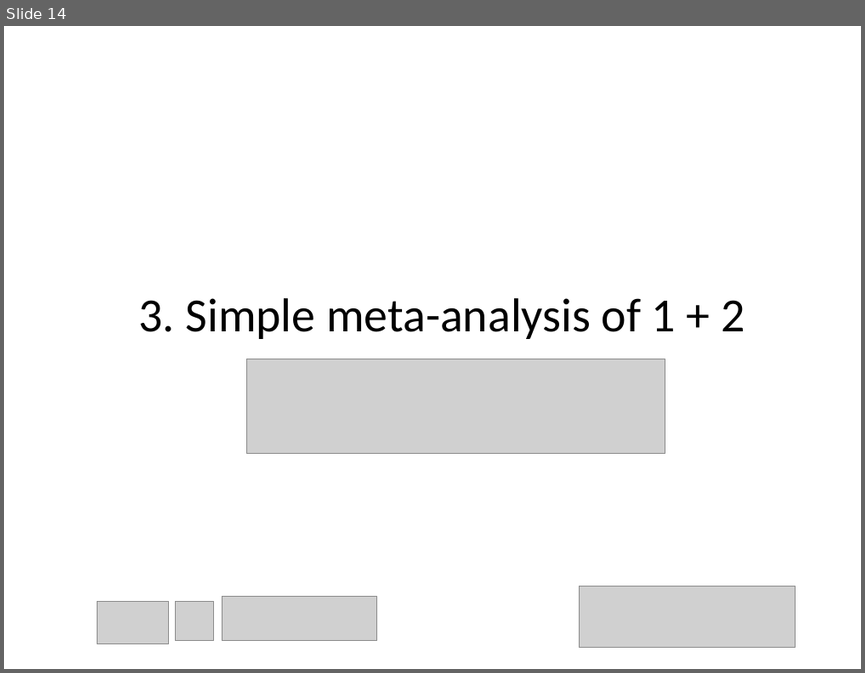
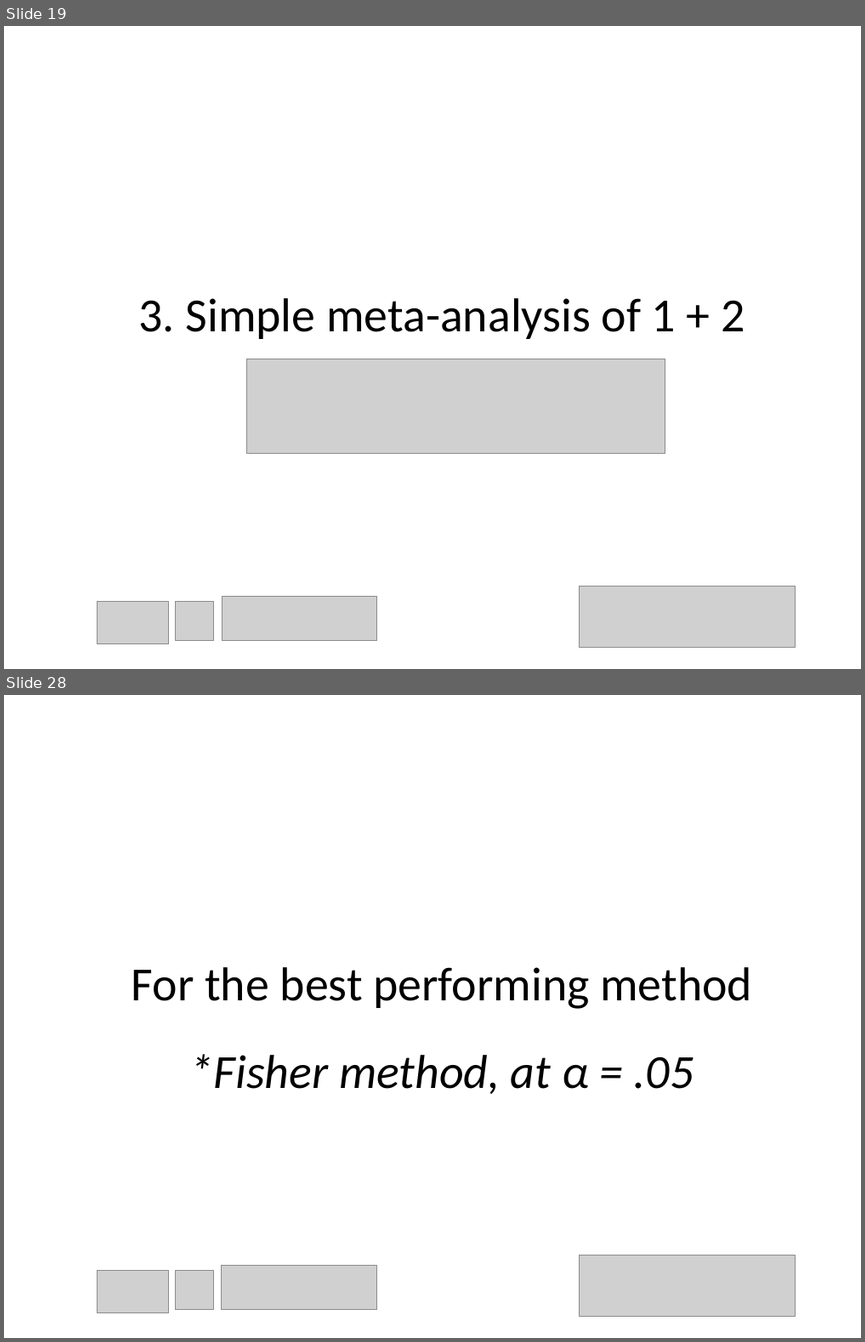
Before and after one commit to chartgerink/talks, a slide deck: 2015_2016/20160529 aps/how_to_detect_data_fab.odp. Shown one above the other, each under a label of ours: slide 14 before the commit, slides 19 and 28 after it; the slides between them are not shown. The pictures are 865x673 and 865x1342 pixels, drawn with LibreOffice and Linux fonts; fonts in the diff are those of the drawing; grey boxes stand for pictures. Boxes give left, top, right and bottom in pixels: in the first picture for what was removed or moved away, otherwise in the second. Text is boxed around its words. In the diff, an @@ line names an element or a change of style, - is before the commit and + after.

```diff
--- a/2015_2016/20160529 aps/how_to_detect_data_fab.odp
+++ b/2015_2016/20160529 aps/how_to_detect_data_fab.odp
@@ slide 28 added at (4, 695, 861, 1338), background #FFFFFF @@
@@ title added at (132, 967, 752, 1009), 44 pt, text #000000 @@
+For the best performing method
@@ title added at (190, 1054, 694, 1094), 44 pt, text #000000, italic @@
+*Fisher method, at α = .05
@@ picture added at (579, 1255, 794, 1316) @@
@@ picture added at (98, 1270, 169, 1313) @@
@@ picture added at (175, 1270, 214, 1310) @@
@@ picture added at (222, 1265, 377, 1310) @@
@@ what was slide 14 is now slide 19 @@
```
Also in this commit, not shown: 2 slides changed, 27 other slides added, 5 other files.
